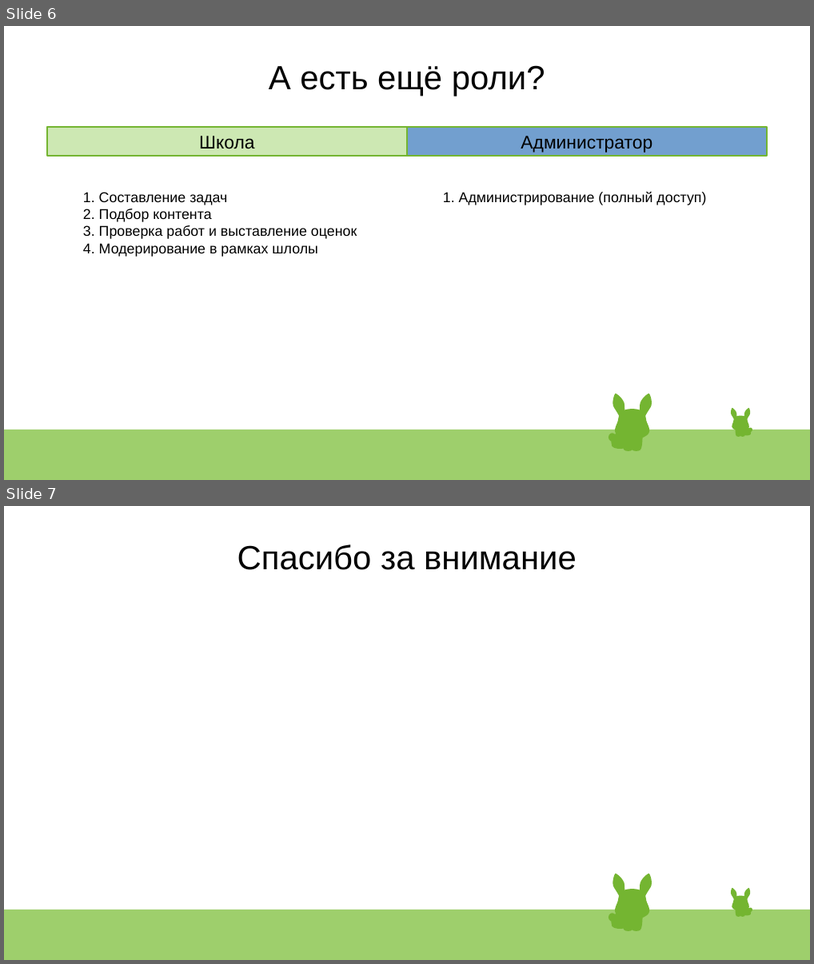
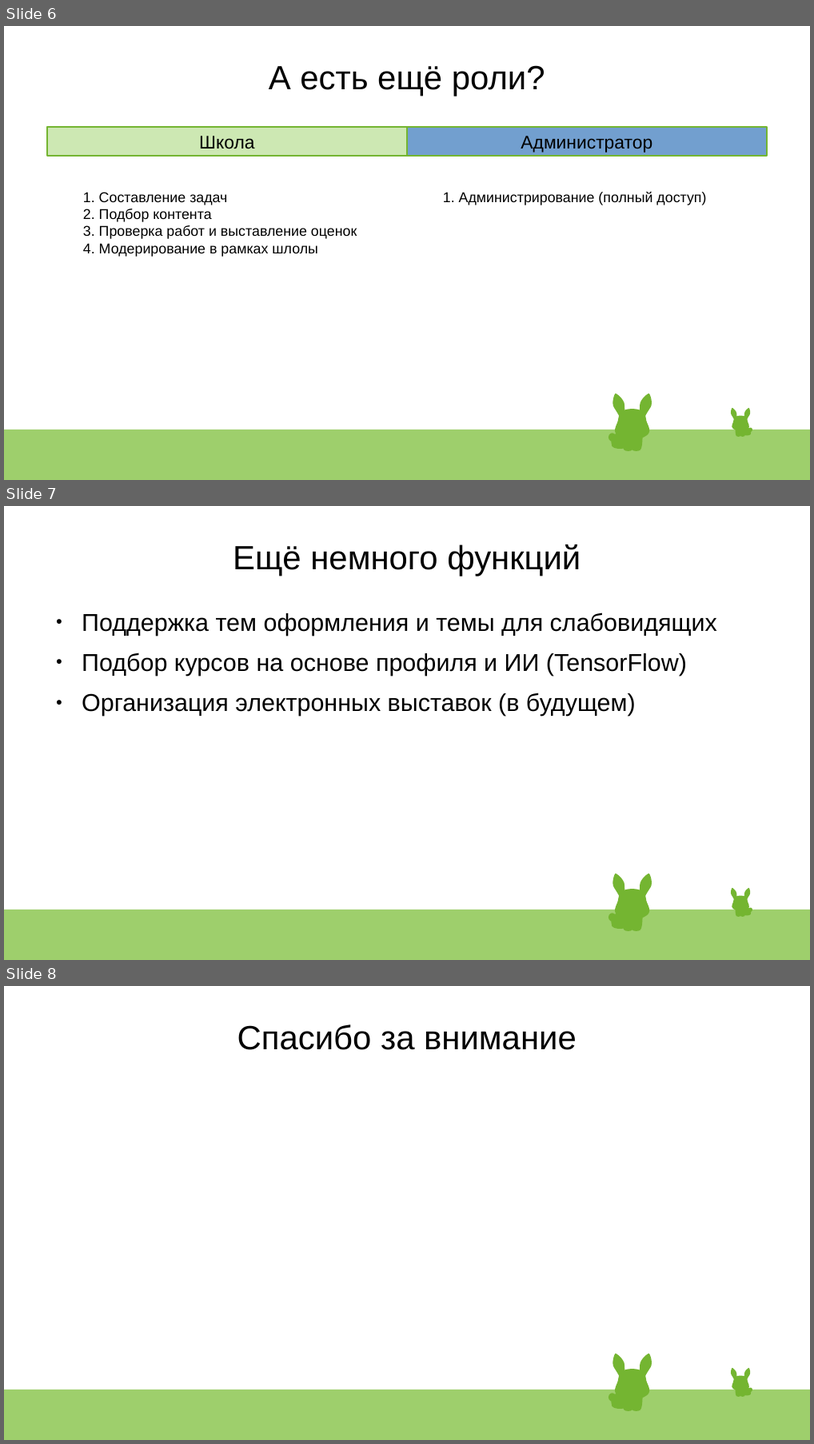
Before and after one commit to vovikilelik/hackaton-2023, a slide deck: info.odp. Shown one above the other, each under a label of ours: slides 6 and 7 before the commit, slides 6, 7 and 8 after it. The pictures are 814x964 and 814x1444 pixels, drawn with LibreOffice and Linux fonts; fonts in the diff are those of the drawing. Boxes give left, top, right and bottom in pixels: in the first picture for what was removed or moved away, otherwise in the second. Text is boxed around its words. In the diff, an @@ line names an element or a change of style, - is before the commit and + after.

```diff
--- a/info.odp
+++ b/info.odp
@@ slide 7 added at <box>4,506,810,960</box>, background #FFFFFF; not listed: 47 template elements that a slide beside it also shows @@
@@ title added at <box>233,544,581,576</box>, 33 pt, text #000000 @@
+Ещё немного функций
@@ text added at <box>82,612,718,716</box>, 24 pt, text #000000 @@
+● Поддержка тем оформления и темы для слабовидящих
+● Подбор курсов на основе профиля и ИИ (TensorFlow)
+● Организация электронных выставок (в будущем)
@@ what was slide 7 is now slide 8 @@
```
Also in this commit, not shown: 1 other file.
